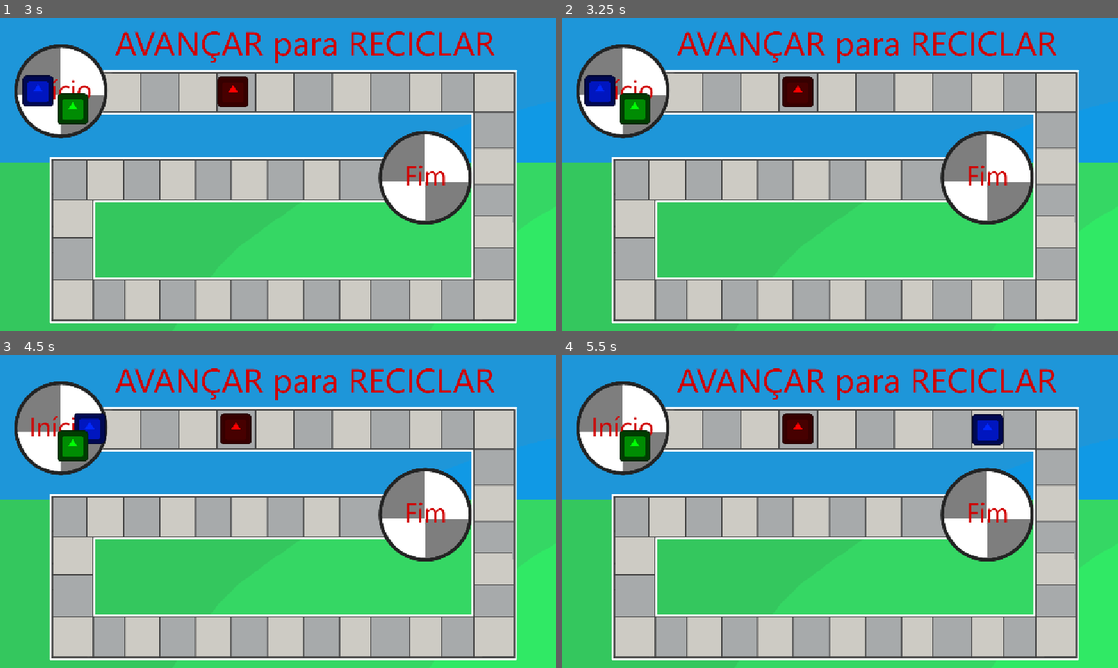
Above: before the commit, frames 1-4 (two rows, left to right).
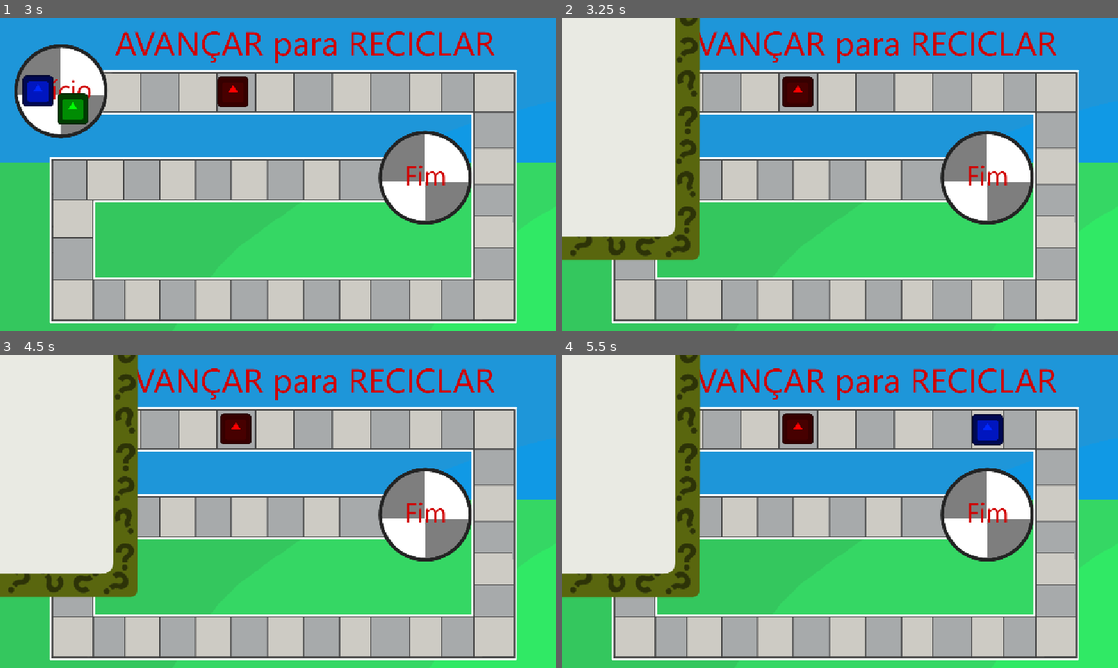
Above: after the commit, the same moments.

Repository: LitheFulminare/avancar-para-reciclar-XP5
Game: Godot game, scene res://Scenes/Game/game_scene.tscn
Same seed, same stepped clock (60 frames per second), same inputs: the game is played once before the commit and once after it. The engine's default icon, where the game draws it, is replaced by a stand-in: a white triangle on a blue panel in a dark square.
Inputs:
- Up to frame 1 (3 s): tap Enter at 0.5 s; hold Space (Confirm) 0.53-1.28 s; tap Space (Confirm) at 1.35, 2, 2.85 s; hold Space (Confirm) 2.03-2.78 s
- Up to frame 2 (3.25 s): no input
- Up to frame 3 (4.5 s): tap Space (Confirm) at 3.5, 4.35 s; hold Space (Confirm) 3.53-4.28 s
- Up to frame 4 (5.5 s): hold Space (Confirm) from 5.03 s (still down)

Frame 1 is identical in both runs. In frame 2, 19% of the frame differs, in the area x 0-25%, y 0-78%; in frame 3, 19%; in frame 4, 19%.

Commit message:
spawns question card with right text

Diff:
--- a/avancar para reciclar/Resources/Cards/Question Cards/question 1.tres
+++ b/avancar para reciclar/Resources/Cards/Question Cards/question 1.tres
@@ -8,4 +8,5 @@
 right_answer = "verde"
 wrong_answer_1 = "azul"
 wrong_answer_2 = "roxo"
+wrong_answer_3 = "dsa"
 metadata/_custom_type_script = "uid://spwobx81lsvr"
--- a/avancar para reciclar/Resources/Cards/Question Cards/question 2.tres
+++ b/avancar para reciclar/Resources/Cards/Question Cards/question 2.tres
@@ -8,4 +8,5 @@
 right_answer = "resposta certa carta 2"
 wrong_answer_1 = "resposta carta 2"
 wrong_answer_2 = "resposta carta 2"
+wrong_answer_3 = "gsdsfs"
 metadata/_custom_type_script = "uid://spwobx81lsvr"
--- a/avancar para reciclar/Scenes/Cards/Question card.tscn
+++ b/avancar para reciclar/Scenes/Cards/Question card.tscn
@@ -1,8 +1,20 @@
-[gd_scene load_steps=2 format=3 uid="uid://4wusbevputnd"]
+[gd_scene load_steps=3 format=3 uid="uid://4wusbevputnd"]
 
 [ext_resource type="Script" uid="uid://d3bknv5t61f0k" path="res://Scripts/Cards/Question cards/question card.gd" id="1_7iqeb"]
+[ext_resource type="Texture2D" uid="uid://di4gx44nhwgq7" path="res://Assets/Sprites/Cards/Question cards/Question card facing up.png" id="2_2gg23"]
 
-[node name="Question Card" type="Node2D"]
+[node name="Question Card" type="Node2D" node_paths=PackedStringArray("question_text_label")]
 script = ExtResource("1_7iqeb")
+question_text_label = NodePath("Question text")
 
 [node name="Sprite2D" type="Sprite2D" parent="."]
+texture = ExtResource("2_2gg23")
+
+[node name="Question text" type="Label" parent="."]
+offset_left = -269.0
+offset_top = -453.0
+offset_right = 219.0
+offset_bottom = -12.0
+theme_override_colors/font_color = Color(0, 0, 0, 1)
+theme_override_font_sizes/font_size = 40
+text = "Test Text"
--- a/avancar para reciclar/Scenes/Cards/Trash card.tscn
+++ b/avancar para reciclar/Scenes/Cards/Trash card.tscn
@@ -1,20 +1,9 @@
-[gd_scene load_steps=3 format=3 uid="uid://dsh8ww0xyywca"]
+[gd_scene load_steps=2 format=3 uid="uid://dsh8ww0xyywca"]
 
 [ext_resource type="Script" uid="uid://b8a4w8u1mgflh" path="res://Scripts/Cards/Trash cards/trash card.gd" id="1_kd3w2"]
-[ext_resource type="Texture2D" uid="uid://di4gx44nhwgq7" path="res://Assets/Sprites/Cards/Question cards/Question card facing up.png" id="2_j30j0"]
 
 [node name="TrashCard" type="Node2D" node_paths=PackedStringArray("sprite")]
 script = ExtResource("1_kd3w2")
 sprite = NodePath("Sprite2D")
 
 [node name="Sprite2D" type="Sprite2D" parent="."]
-texture = ExtResource("2_j30j0")
-
-[node name="Label" type="Label" parent="."]
-offset_left = -266.0
-offset_top = -459.0
-offset_right = 218.0
-offset_bottom = -7.0
-theme_override_colors/font_color = Color(0, 0, 0, 1)
-theme_override_font_sizes/font_size = 40
-text = "Test text"
--- a/avancar para reciclar/Scripts/Cards/Question cards/question card.gd
+++ b/avancar para reciclar/Scripts/Cards/Question cards/question card.gd
@@ -4,26 +4,20 @@
 # set by RoundManager when being instantiated
 var texts: QuestionCardTexts
 
-var question: String
-var right_answer: String
-var wrong_answer_1: String
-var wrong_answer_2: String
+@export var question_text_label: Label
 
 # called by round manager after being instantiated and added to the tree
 func set_texts(question_texts: QuestionCardTexts) -> void:
 	texts = question_texts
-
-	question = texts.question
-	right_answer = texts.right_answer
-	wrong_answer_1 = texts.wrong_answer_1
-	wrong_answer_2 = texts.wrong_answer_2
+	question_text_label.text = texts.question
 
 	print_texts()
 
 # temporary. it's only for debug purposes
 func print_texts():
 	print("")
-	print(question)
-	print(right_answer)
-	print(wrong_answer_1)
-	print(wrong_answer_2)
+	print(texts.question)
+	print(texts.right_answer)
+	print(texts.wrong_answer_1)
+	print(texts.wrong_answer_2)
+	print(texts.wrong_answer_3)
--- a/avancar para reciclar/Scripts/Cards/Question cards/question cards resource.gd
+++ b/avancar para reciclar/Scripts/Cards/Question cards/question cards resource.gd
@@ -6,3 +6,4 @@
 @export var right_answer: String
 @export var wrong_answer_1: String
 @export var wrong_answer_2: String
+@export var wrong_answer_3: String
